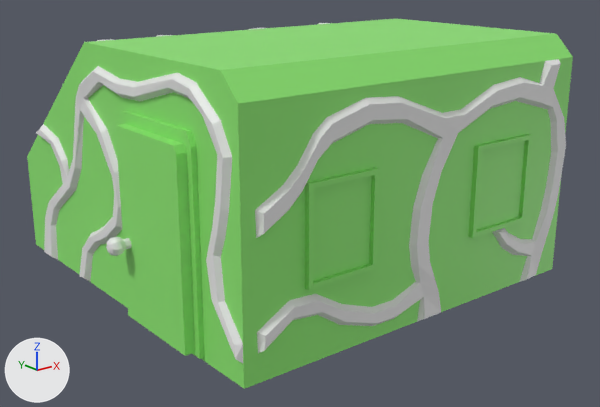
What one commit did to the Blender file salemstalker/Assets/3D/buildings/overngrownhouses/overgrownhouse2.blend.
Both versions are drawn from a 50 mm lens placed at (-6.09, -7.74, 3.18), pointed at (-0.98, -1.35, 0.62). The axes (+X, +Y, +Z) are drawn at lower left. The lights are the same throughout. The first picture is the older version.
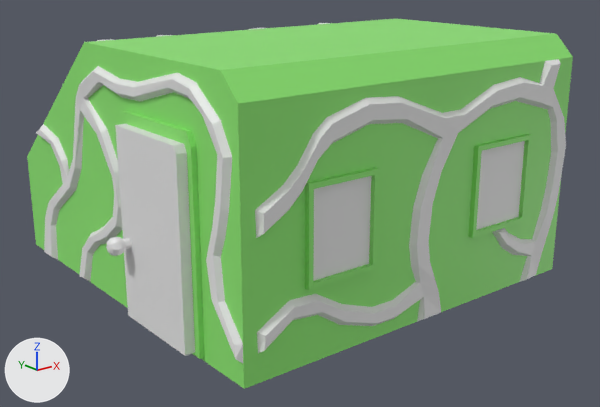
Boxes (x1, y1, x2, y2) around the edits, measured in the pictures (600 x 407 px):
part 1 of me_cube_002, recoloured (green to white): (115, 124, 195, 356) in both
part 2 of me_cube_002, recoloured (green to white): (313, 176, 371, 281) in both
part 3 of me_cube_002, recoloured (green to white): (476, 141, 525, 230) in both

Patch to the scene script:
```diff
--- a/salemstalker/Assets/3D/buildings/overngrownhouses/overgrownhouse2.blend.py
+++ b/salemstalker/Assets/3D/buildings/overngrownhouses/overgrownhouse2.blend.py
@@ mat_window @@
+mat_window = principled_material('window')
+mat_window.base_color = (0.8, 0.8, 0.8)  # white #e7e7e7
@@ mat_door @@
+mat_door = principled_material('door')
+mat_door.base_color = (0.8, 0.8, 0.8)  # white #e7e7e7
@@ me_cube_002 @@
 me_cube_002.from_pydata(...)  # 93 vertices, 90 faces; spans x -3.05..1.03, y -3.13..1.0, z -1.0..1.4
 # used by ob_cube; location = (0.0, 0.0, 0.94)
+# me_cube_002 part 1: all 6 faces centred in x -3.05..-3.0, y -2.46..-1.48, z -0.93..0.8 switch from mat_material (green #8de771) to mat_door (white #e7e7e7)
+# me_cube_002 part 2: the 1 face centred in x -1.95, y -3.08, z 0.1 switches from mat_material (green #8de771) to mat_window (white #e7e7e7)
+# me_cube_002 part 3: the 1 face centred in x 0.0, y -3.08, z 0.1 switches from mat_material (green #8de771) to mat_window (white #e7e7e7)
+me_cube_002.materials.append(mat_window)  # white #e7e7e7
```
